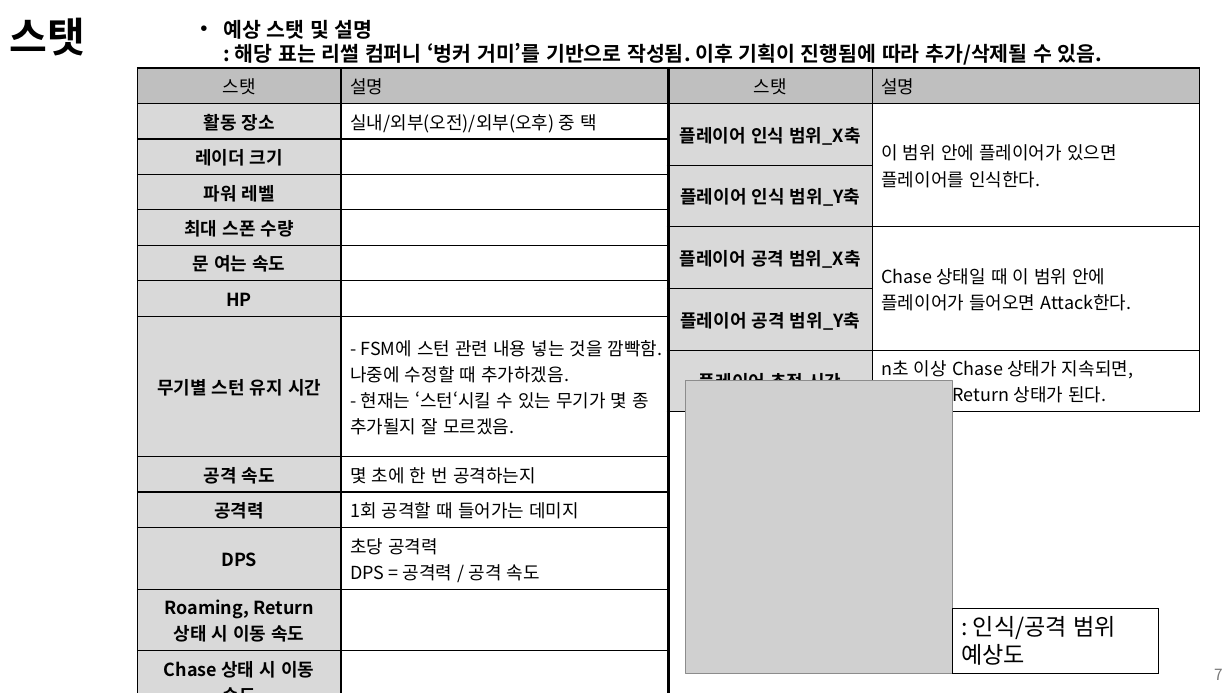
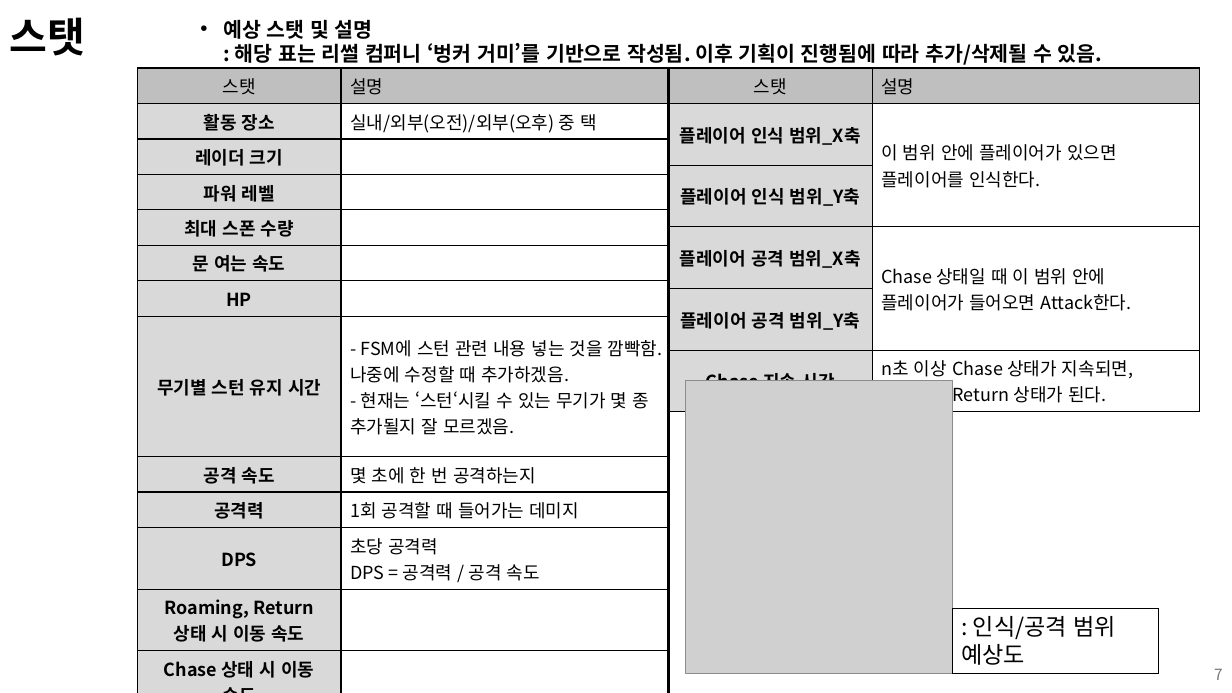
Before and after one commit to kimi5231/B1A2_project, a slide deck: slide 7 of 기획/실내 몬스터 기획서_spider.pptx. Drawn at 1232x693 pixels with LibreOffice and Linux fonts; fonts in the diff are those of the drawing; grey boxes stand for pictures. Boxes give left, top, right and bottom in pixels: in the first picture for what was removed or moved away, otherwise in the second. Text is boxed around its words. In the diff, an @@ line names an element or a change of style, - is before the commit and + after.

```diff
--- a/기획/실내 몬스터 기획서_spider.pptx
+++ b/기획/실내 몬스터 기획서_spider.pptx
@@ table at [668, 68, 1199, 407] @@
-row 6, column 1: 플레이어 추적 시간
+row 6, column 1: Chase 지속 시간
```
Also in this commit, not shown: 3 other slides changed, 1 other file.
